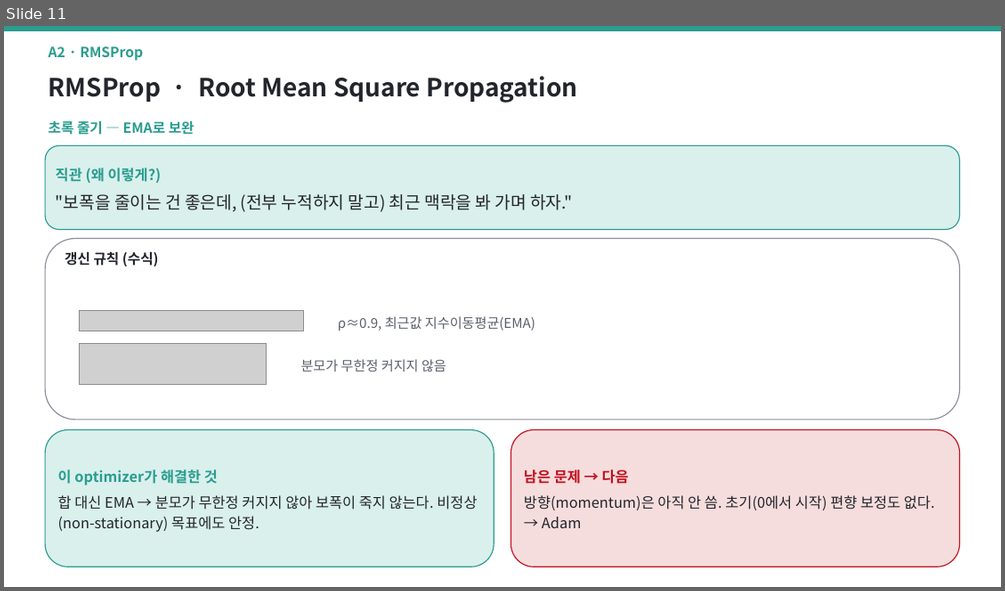
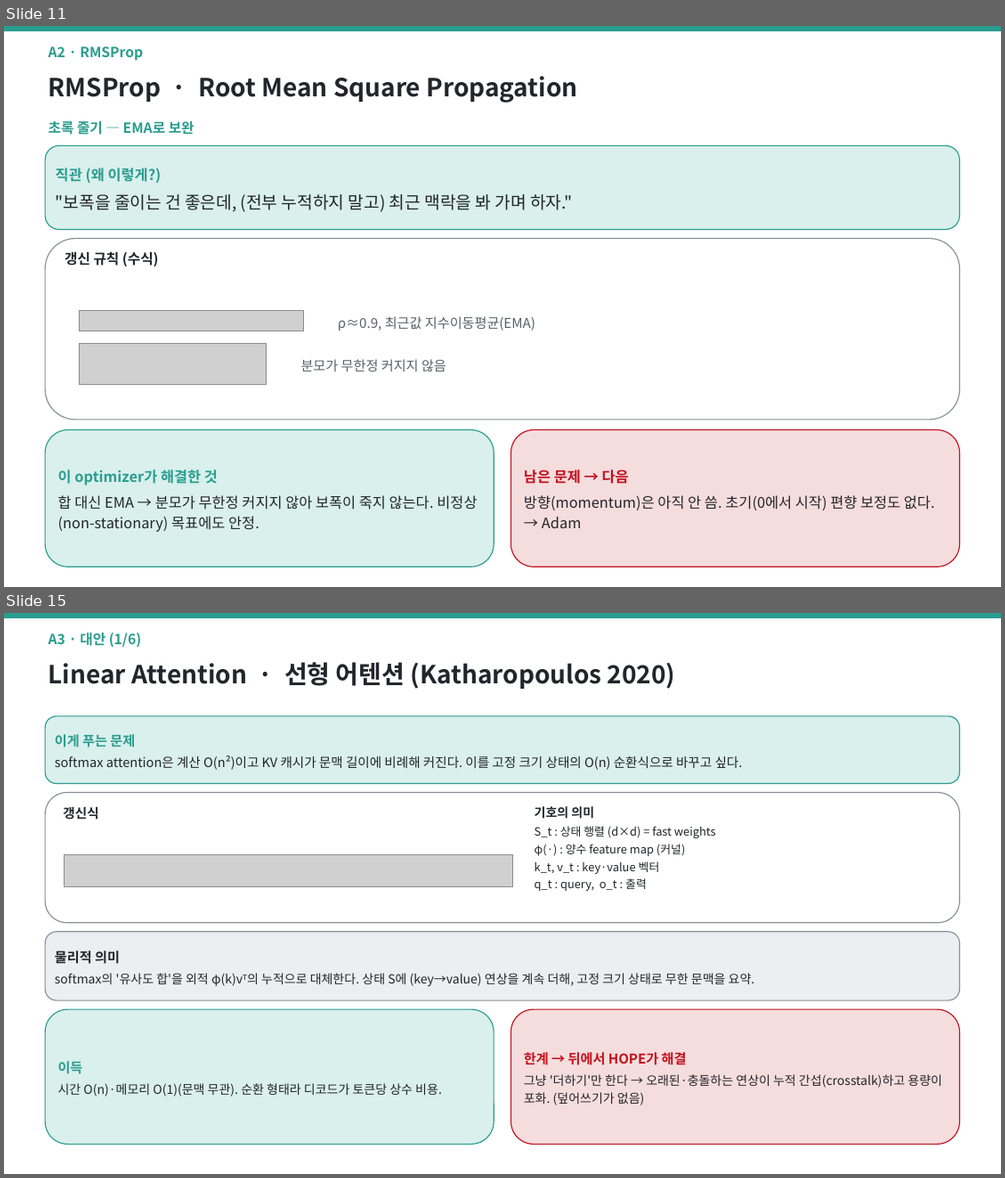
Before and after one commit to jimmylegendary/neural-memory-study, a slide deck: seminar/TTT-seminar.pptx. Shown one above the other, each under a label of ours: slide 11 before the commit, slides 11 and 15 after it; the slides between them are not shown. The pictures are 1005x591 and 1005x1178 pixels, drawn with LibreOffice and Linux fonts; fonts in the diff are those of the drawing; grey boxes stand for pictures. Boxes give left, top, right and bottom in pixels: in the first picture for what was removed or moved away, otherwise in the second. Text is boxed around its words. In the diff, an @@ line names an element or a change of style, - is before the commit and + after.

```diff
--- a/seminar/TTT-seminar.pptx
+++ b/seminar/TTT-seminar.pptx
@@ slide 15 added at [4, 613, 1001, 1174], background #FFFFFF @@
@@ rectangle added at [4, 613, 1001, 617], fill #2A9D8F, outline #2A9D8F 1 pt @@
@@ text added at [48, 633, 141, 647], 13.5 pt, text #2A9D8F, bold @@
+A3 · 대안 (1/6)
@@ text added at [48, 662, 676, 689], 24 pt, text #22252B, bold @@
+Linear Attention · 선형 어텐션 (Katharopoulos 2020)
@@ rounded rectangle added at [45, 716, 960, 784], fill #DAF0ED, outline #2A9D8F 1 pt, 12.5 pt, text #22252B @@
+이게 푸는 문제
+softmax attention은 계산 O(n²)이고 KV 캐시가 문맥 길이에 비례해 커진다. 이를 고정 크기 상태의 O(n) 순환식으로 바꾸고 싶다.
@@ rounded rectangle added at [45, 793, 960, 923], fill #FFFFFF, outline #8A8F98 1 pt @@
@@ text added at [63, 806, 98, 819], 12.5 pt, text #22252B, bold @@
+갱신식
@@ text added at [534, 806, 716, 891], 11 pt, text #22252B @@
+기호의 의미
+S_t : 상태 행렬 (d×d) = fast weights
+φ(·) : 양수 feature map (커널)
+k_t, v_t : key·value 벡터
+q_t : query, o_t : 출력
@@ picture added at [64, 854, 512, 887] @@
@@ rounded rectangle added at [45, 932, 960, 1000], fill #ECEEF1, outline #8A8F98 1 pt, 12 pt, text #22252B @@
+물리적 의미
+softmax의 '유사도 합'을 외적 φ(k)vᵀ의 누적으로 대체한다. 상태 S에 (key→value) 연상을 계속 더해, 고정 크기 상태로 무한 문맥을 요약.
@@ rounded rectangle added at [45, 1009, 494, 1144], fill #DAF0ED, outline #2A9D8F 1 pt, 12 pt, text #22252B @@
+이득
+시간 O(n)·메모리 O(1)(문맥 무관). 순환 형태라 디코드가 토큰당 상수 비용.
@@ rounded rectangle added at [511, 1009, 960, 1144], fill #F6DDDD, outline #C1121F 1 pt, 12 pt, text #22252B @@
+한계 → 뒤에서 HOPE가 해결
+그냥 '더하기'만 한다 → 오래된·충돌하는 연상이 누적 간섭(crosstalk)하고 용량이 포화. (덮어쓰기가 없음)
```
Also in this commit, not shown: 5 slides changed, 5 other slides added, 2 slides removed, 13 other files.
